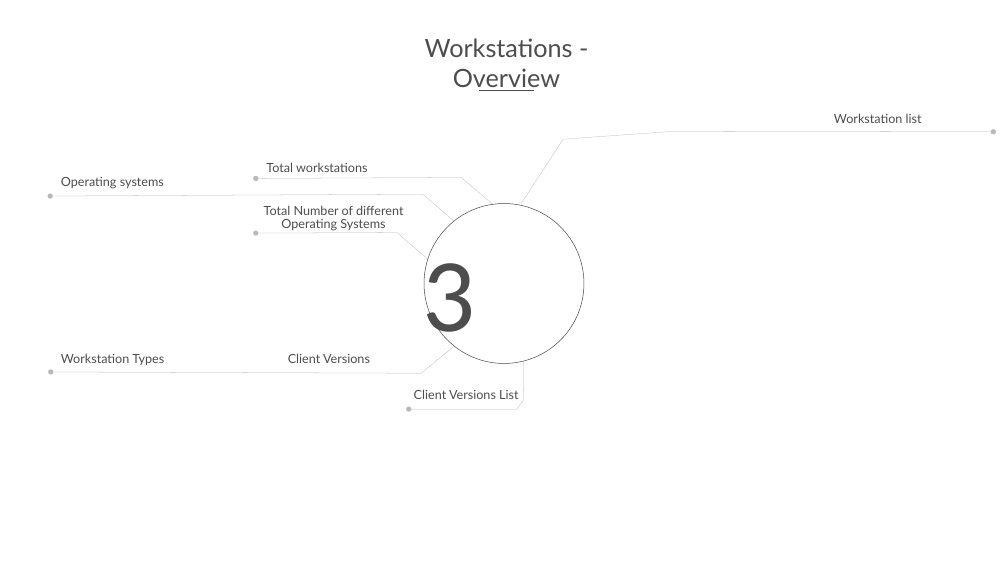
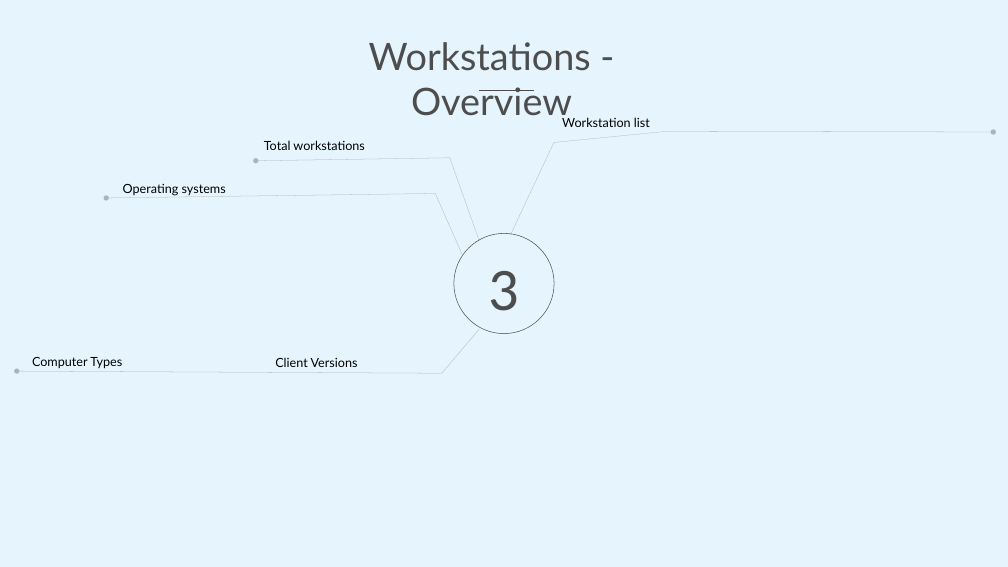
Before and after one commit to printix/Power-BI, a slide deck: slide 14 of PowerPoint/PrintixPowerBIDesign.pptx. Drawn at 1008x567 pixels with LibreOffice and Linux fonts; fonts in the diff are those of the drawing; background and template pictures are left out. Boxes give left, top, right and bottom in pixels: in the first picture for what was removed or moved away, otherwise in the second. Text is boxed around its words. In the diff, an @@ line names an element or a change of style, - is before the commit and + after.

```diff
--- a/PowerPoint/PrintixPowerBIDesign.pptx
+++ b/PowerPoint/PrintixPowerBIDesign.pptx
@@ background #FFFFFF to #E5F4FD @@
@@ text "Workstations - Overview" at [369,42,591,122]: size 48 to 72 pt @@
@@ text colour #4D4D4D to #000000 in 4 elements at [275,357,358,367], [264,140,364,150], [123,184,226,196], [562,117,650,127] @@
@@ text "Workstation list": place and size @@
-text "Workstation list" at [834,113,922,123]
+text "Workstation list" at [562,117,650,127]
@@ text "Total workstations": place and size @@
-text "Total workstations" at [266,162,367,172]
+text "Total workstations" at [264,140,364,150]
@@ freeform shape: place and size @@
-freeform shape at [521,131,993,204]
+freeform shape at [510,131,993,235]
@@ text "Operating systems": place and size @@
-text "Operating systems" at [61,177,164,189]
+text "Operating systems" at [123,184,226,196]
@@ freeform shape: place and size @@
-freeform shape at [256,178,493,205]
+freeform shape at [256,158,479,241]
@@ freeform shape: place and size @@
-freeform shape at [50,194,454,221]
+freeform shape at [106,194,463,256]
@@ text removed at [264,205,403,231] @@
-Total Number of different Operating Systems
@@ freeform shape removed at [256,233,428,259] @@
@@ freeform shape: place and size @@
-freeform shape at [424,203,584,363]
+freeform shape at [454,233,554,333]
@@ freeform shape at [454,233,554,333]: fill #FFFFFF to #E5F4FD @@
@@ text "3": place and size @@
-text "3" at [423,244,476,355]
+text "3" at [489,271,520,311]
@@ text "3" at [489,271,520,311]: size 199 to 115 pt; alignment left to centre @@
@@ freeform shape: place and size @@
-freeform shape at [51,346,454,373]
+freeform shape at [17,329,479,373]
@@ text at [32,357,122,369]: text changed; text colour #4D4D4D to #000000 @@
-Workstation Types
+Computer Types
@@ text "Client Versions": place and size @@
-text "Client Versions" at [288,353,370,363]
+text "Client Versions" at [275,357,358,367]
@@ freeform shape removed at [409,361,524,409] @@
@@ text removed at [414,389,518,399] @@
-Client Versions List
```
Also in this commit, not shown: 14 other slides changed, 2 slides added, 2 slides removed, 17 other files.
